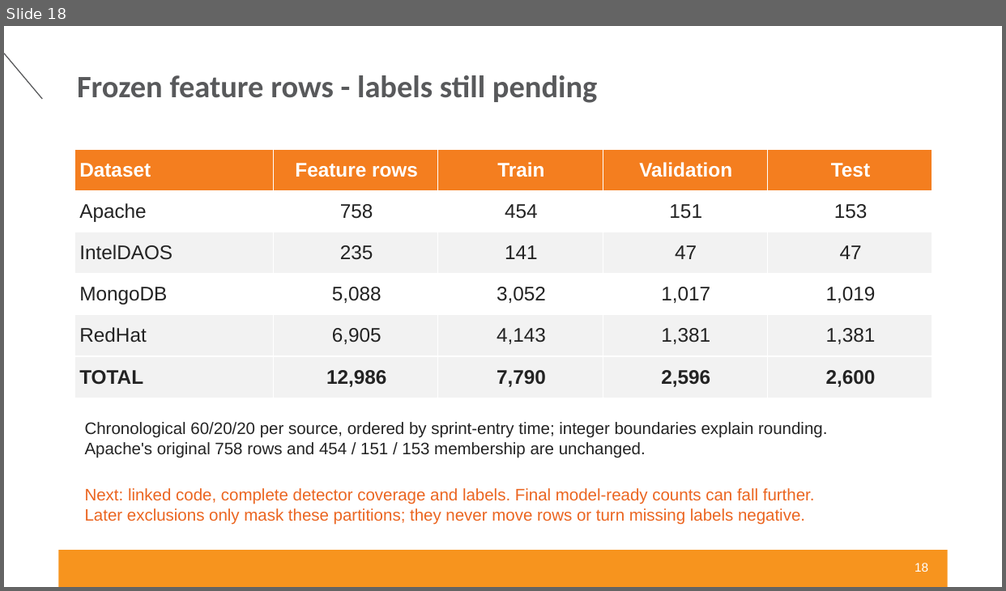
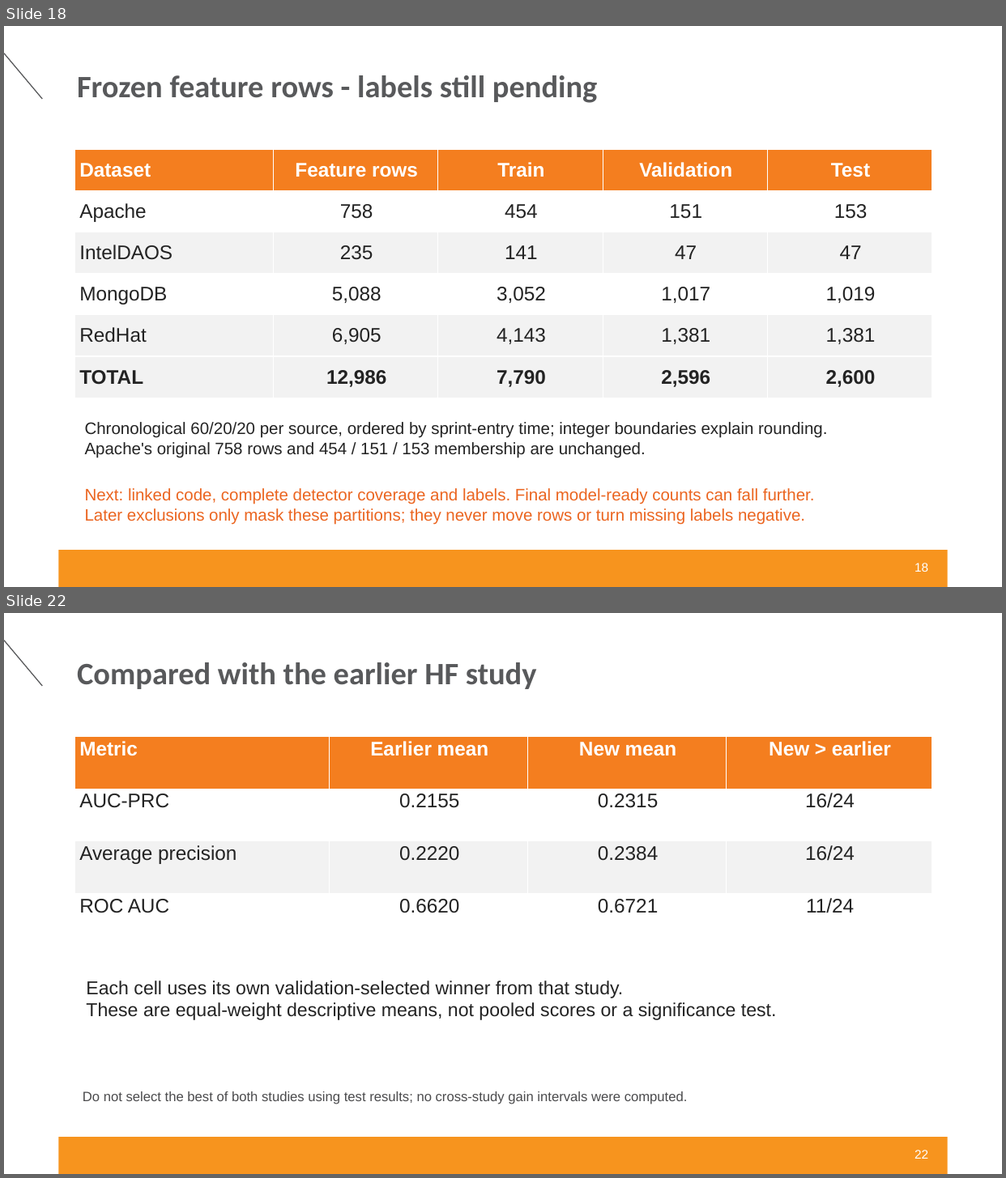
Before and after one commit to yakovelmaleh/Master, a slide deck: Tasks/sprint-data-analysis-summary/results/Master-Sprint-Summary-2026-10-08.pptx. Shown one above the other, each under a label of ours: slide 18 before the commit, slides 18 and 22 after it; the slides between them are not shown. The pictures are 1006x591 and 1006x1178 pixels, drawn with LibreOffice and Linux fonts; fonts in the diff are those of the drawing; background and template pictures are left out. Boxes give left, top, right and bottom in pixels: in the first picture for what was removed or moved away, otherwise in the second. Text is boxed around its words. In the diff, an @@ line names an element or a change of style, - is before the commit and + after.

```diff
--- a/Tasks/sprint-data-analysis-summary/results/Master-Sprint-Summary-2026-10-08.pptx
+++ b/Tasks/sprint-data-analysis-summary/results/Master-Sprint-Summary-2026-10-08.pptx
@@ slide 22 added at <box>4,613,1002,1174</box>, background #FFFFFF; not listed: 2 template elements that a slide beside it also shows @@
@@ title added at <box>77,662,537,689</box>, 30 pt, text #58595B, bold @@
+Compared with the earlier HF study
@@ table added at <box>75,736,932,946</box>, 4 rows, 4 columns @@
+Metric | Earlier mean | New mean | New > earlier
+AUC-PRC | 0.2155 | 0.2315 | 16/24
+Average precision | 0.2220 | 0.2384 | 16/24
+ROC AUC | 0.6620 | 0.6721 | 11/24
@@ text added at <box>86,981,777,1020</box>, 18 pt, text #232323 @@
+Each cell uses its own validation-selected winner from that study.
+These are equal-weight descriptive means, not pooled scores or a significance test.
@@ text added at <box>83,1092,688,1105</box>, 13 pt, text #4B4B4D @@
+Do not select the best of both studies using test results; no cross-study gain intervals were computed.
@@ text added at <box>914,1150,928,1159</box>, 12 pt, text #FFFFFF @@
+22
```
Also in this commit, not shown: 29 other slides added, 5 other files.
